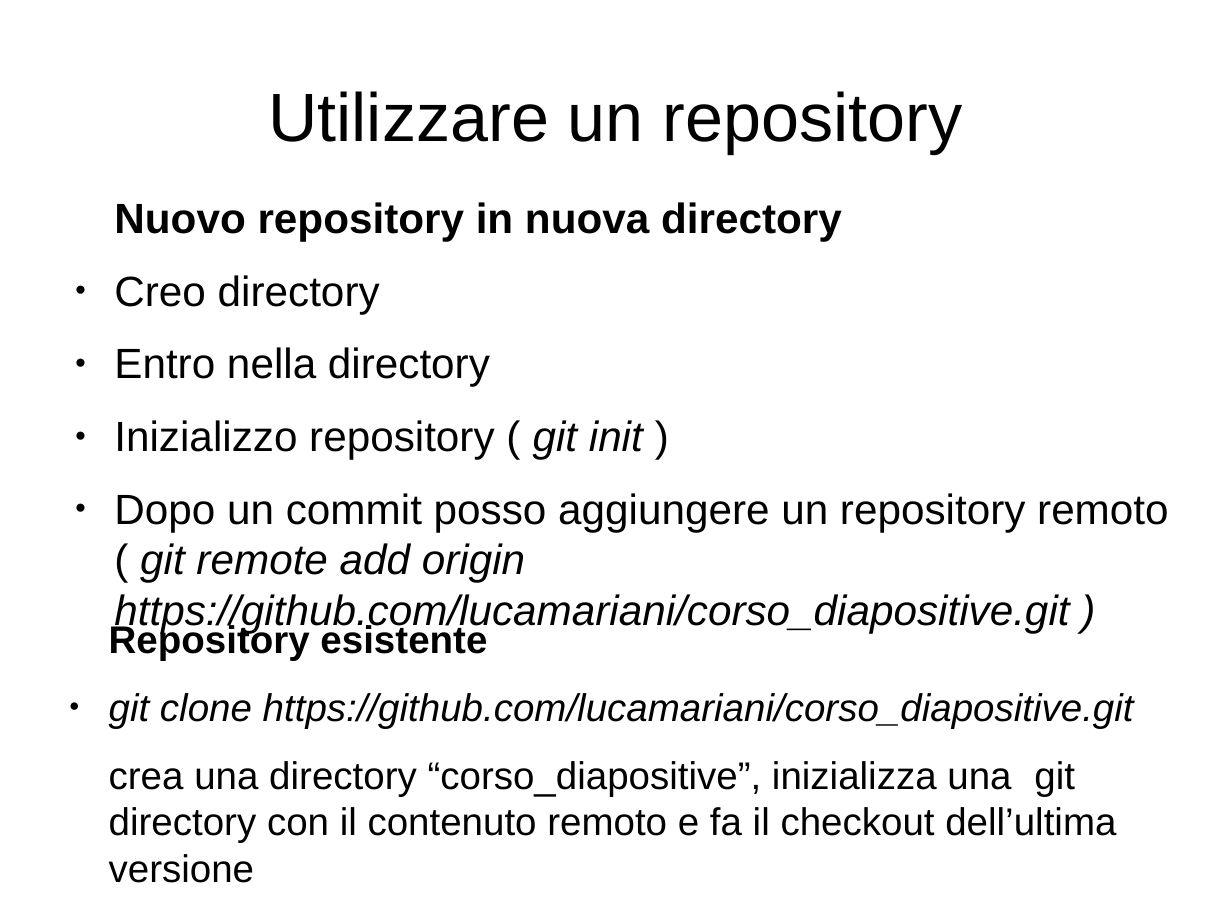
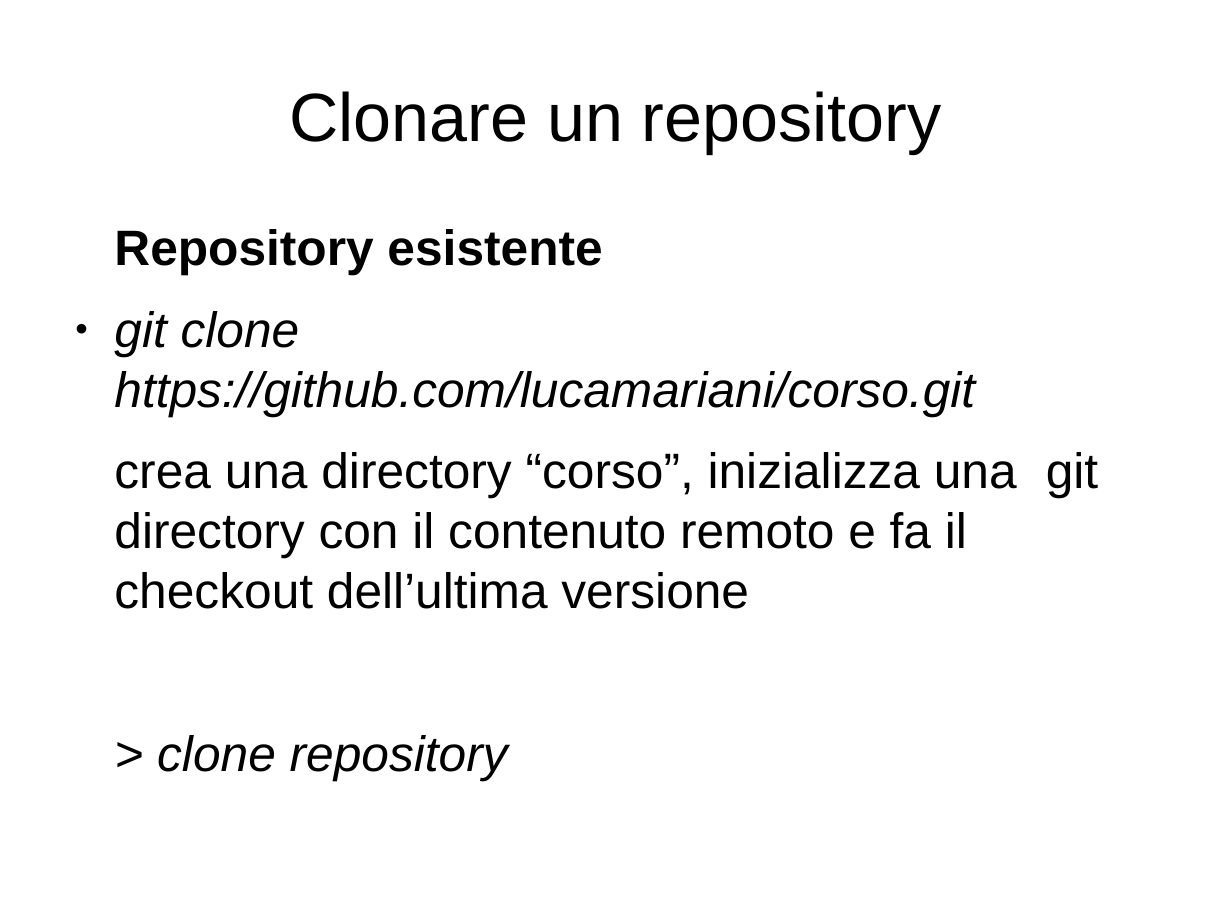
Before and after one commit to lucamariani/corso_diapositive, a slide deck: slide 12 of lez1.odp. Drawn at 1232x924 pixels with LibreOffice and Linux fonts; fonts in the diff are those of the drawing. Boxes give left, top, right and bottom in pixels: in the first picture for what was removed or moved away, otherwise in the second. Text is boxed around its words. In the diff, an @@ line names an element or a change of style, - is before the commit and + after.

```diff
--- a/lez1.odp
+++ b/lez1.odp
@@ title at (x1=289, y1=91, x2=942, y2=153): text changed @@
-Utilizzare un repository
+Clonare un repository
@@ text removed at (x1=114, y1=202, x2=1168, y2=633) @@
-Nuovo repository in nuova directory
-● Creo directory
-● Entro nella directory
-● Inizializzo repository ( git init )
-● Dopo un commit posso aggiungere un repository remoto ( git remote add origin https://github.com/lucamariani/corso_diapositive.git )
@@ text "Repository esistente" moved from (x1=109, y1=622, x2=1134, y2=883) to (x1=114, y1=229, x2=1098, y2=772) @@
@@ text at (x1=114, y1=229, x2=602, y2=275): size 24.8 to 32 pt in "Repository esistente" @@
@@ text at (x1=114, y1=311, x2=1098, y2=772): text changed; size 24.8 to 32 pt @@
-● git clone https://github.com/lucamariani/corso_diapositive.git
-crea una directory “corso_diapositive”, inizializza una git directory con il contenuto remoto e fa il checkout dell’ultima versione
+● git clone https://github.com/lucamariani/corso.git
+crea una directory “corso”, inizializza una git directory con il contenuto remoto e fa il checkout dell’ultima versione
+> clone repository
```
Also in this commit, not shown: 9 other slides changed, 3 slides added, 2 other files.
